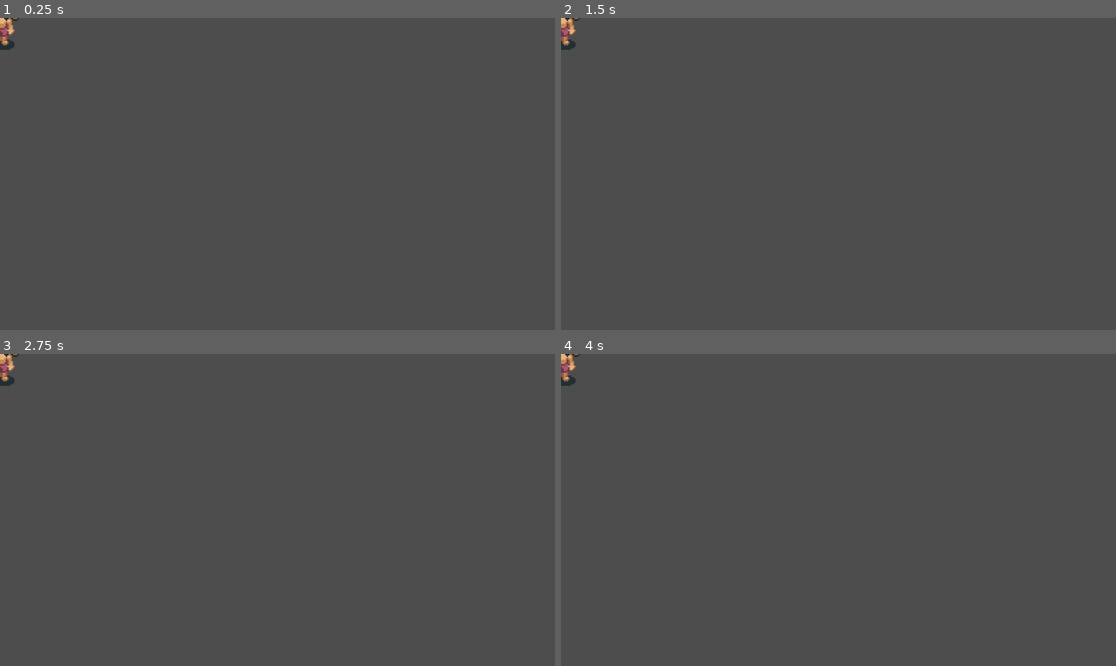
Above: before the commit, frames 1-4 (two rows, left to right).
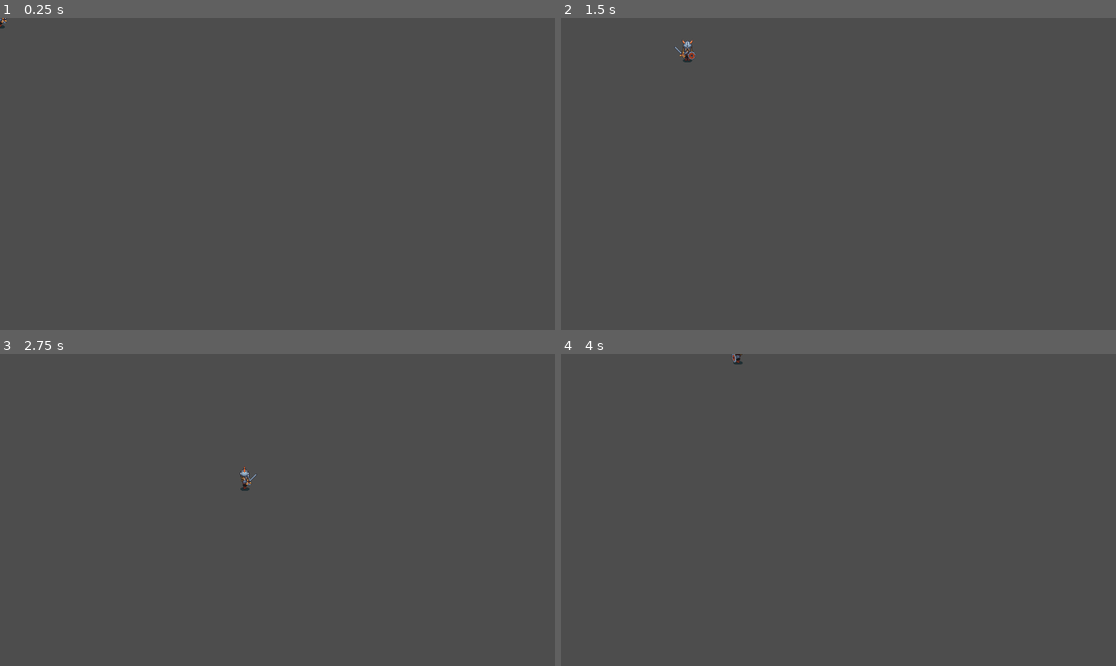
Above: after the commit, the same moments.

Repository: Mufado/Lizards-Tower
Game: Godot game, scene res://Scenes/level.tscn
Same seed, same stepped clock (60 frames per second), same inputs: the game is played once before the commit and once after it.
Inputs:
- Up to frame 1 (0.25 s): no input
- Up to frame 2 (1.5 s): tap Enter at 0.5 s; hold D (Right) 0.53-1.28 s; hold S (Down) from 1.28 s (still down)
- Up to frame 3 (2.75 s): release S (Down) at 2.03 s; hold D (Right) from 2.03 s (still down)
- Up to frame 4 (4 s): release D (Right) at 2.78 s; hold W (Up) 2.78-3.53 s; hold A (Left) from 3.53 s (still down)

The runs differ from the first frame. In frame 1, 0.2% of the frame differs, in the area x 0-4%, y 0-11%; in frame 2, 0.3%, in the area x 0-25%, y 0-15%; in frame 3, 0.3%; in frame 4, 0.3%.

Commit message:
mudei a sprite sheet

Diff:
--- /dev/null
+++ b/Scenes/Player/Scripts/player.gd
@@ -0,0 +1,33 @@
+extends CharacterBody2D
+
+@export var move_speed: float = 100
+
+@onready var animation_tree : AnimationTree = $AnimationTree
+
+var direction: Vector2 = Vector2.ZERO
+
+func _process(delta):
+	update_animation_parameters()
+
+func _physics_process(_delta):
+	movement()
+
+func movement():
+	# Get Input Direction
+	direction = Vector2(Input.get_action_strength("Right") - Input.get_action_strength("Left"),
+	Input.get_action_strength("Down") - Input.get_action_strength("Up"))
+	# Update Velocity
+	velocity = direction * move_speed
+	# Move and Slide
+	move_and_slide()
+
+func dodge():
+	# This function handles the dodge
+	pass
+func attack():
+	# This function handle the attack
+	pass
+
+func update_animation_parameters():
+	if direction != Vector2.ZERO:
+		animation_tree["parameters/Idle/blend_position"] = direction
--- a/Scenes/Player/player.tscn
+++ b/Scenes/Player/player.tscn
@@ -1,12 +1,99 @@
-[gd_scene load_steps=32 format=3 uid="uid://uuu7begpmkg"]
-
-[ext_resource type="Texture2D" uid="uid://c55u4ck2bqqde" path="res://Assets/Player/viking_armorless.png" id="1_1l31x"]
-[ext_resource type="Script" path="res://Scenes/Player/player.gd" id="1_khoq8"]
-[ext_resource type="Texture2D" uid="uid://bv4lej8774ajt" path="res://Assets/Player/viking_armor.png" id="3_eafxb"]
+[gd_scene load_steps=41 format=3 uid="uid://c8ilpte26p04s"]
+
+[ext_resource type="Script" path="res://Scenes/Player/Scripts/player.gd" id="1_iywsf"]
+[ext_resource type="Texture2D" uid="uid://cdldp6ameqt65" path="res://Assets/Player/viking_complete-Sheet.png" id="2_gpsqq"]
 
 [sub_resource type="CapsuleShape2D" id="CapsuleShape2D_uvr65"]
-radius = 23.0
-height = 60.0
+radius = 7.0
+height = 18.0
+
+[sub_resource type="Animation" id="Animation_btmlp"]
+length = 0.001
+tracks/0/type = "value"
+tracks/0/imported = false
+tracks/0/enabled = true
+tracks/0/path = NodePath("viking:frame")
+tracks/0/interp = 1
+tracks/0/loop_wrap = true
+tracks/0/keys = {
+"times": PackedFloat32Array(0),
+"transitions": PackedFloat32Array(1),
+"update": 1,
+"values": [0]
+}
+
+[sub_resource type="Animation" id="Animation_t6c0s"]
+resource_name = "down"
+loop_mode = 1
+tracks/0/type = "value"
+tracks/0/imported = false
+tracks/0/enabled = true
+tracks/0/path = NodePath("viking:frame")
+tracks/0/interp = 1
+tracks/0/loop_wrap = true
+tracks/0/keys = {
+"times": PackedFloat32Array(0),
+"transitions": PackedFloat32Array(1),
+"update": 1,
+"values": [0]
+}
+
+[sub_resource type="Animation" id="Animation_sniw3"]
+resource_name = "left"
+loop_mode = 1
+tracks/0/type = "value"
+tracks/0/imported = false
+tracks/0/enabled = true
+tracks/0/path = NodePath("viking:frame")
+tracks/0/interp = 1
+tracks/0/loop_wrap = true
+tracks/0/keys = {
+"times": PackedFloat32Array(0),
+"transitions": PackedFloat32Array(1),
+"update": 1,
+"values": [3]
+}
+
+[sub_resource type="Animation" id="Animation_ho2k6"]
+resource_name = "right"
+loop_mode = 1
+tracks/0/type = "value"
+tracks/0/imported = false
+tracks/0/enabled = true
+tracks/0/path = NodePath("viking:frame")
+tracks/0/interp = 1
+tracks/0/loop_wrap = true
+tracks/0/keys = {
+"times": PackedFloat32Array(0),
+"transitions": PackedFloat32Array(1),
+"update": 1,
+"values": [2]
+}
+
+[sub_resource type="Animation" id="Animation_bd2nh"]
+resource_name = "up"
+loop_mode = 1
+tracks/0/type = "value"
+tracks/0/imported = false
+tracks/0/enabled = true
+tracks/0/path = NodePath("viking:frame")
+tracks/0/interp = 1
+tracks/0/loop_wrap = true
+tracks/0/keys = {
+"times": PackedFloat32Array(0),
+"transitions": PackedFloat32Array(1),
+"update": 1,
+"values": [1]
+}
+
+[sub_resource type="AnimationLibrary" id="AnimationLibrary_6y1uo"]
+_data = {
+"RESET": SubResource("Animation_btmlp"),
+"down": SubResource("Animation_t6c0s"),
+"left": SubResource("Animation_sniw3"),
+"right": SubResource("Animation_ho2k6"),
+"up": SubResource("Animation_bd2nh")
+}
 
 [sub_resource type="AnimationNodeBlendSpace2D" id="AnimationNodeBlendSpace2D_3vw5l"]
 min_space = Vector2(-1, -1.1)
@@ -24,9 +111,31 @@
 min_space = Vector2(-1, -1.1)
 max_space = Vector2(1, 1.1)
 
+[sub_resource type="AnimationNodeAnimation" id="AnimationNodeAnimation_k430w"]
+animation = &"down"
+
+[sub_resource type="AnimationNodeAnimation" id="AnimationNodeAnimation_jbc1l"]
+animation = &"up"
+
+[sub_resource type="AnimationNodeAnimation" id="AnimationNodeAnimation_4r7qq"]
+animation = &"right"
+
+[sub_resource type="AnimationNodeAnimation" id="AnimationNodeAnimation_vkp3f"]
+animation = &"left"
+
 [sub_resource type="AnimationNodeBlendSpace2D" id="AnimationNodeBlendSpace2D_2yyd0"]
-min_space = Vector2(-1, -1.1)
-max_space = Vector2(1, 1.1)
+blend_point_0/node = SubResource("AnimationNodeAnimation_k430w")
+blend_point_0/pos = Vector2(0, 1.1)
+blend_point_1/node = SubResource("AnimationNodeAnimation_jbc1l")
+blend_point_1/pos = Vector2(0, -1.1)
+blend_point_2/node = SubResource("AnimationNodeAnimation_4r7qq")
+blend_point_2/pos = Vector2(1, 0)
+blend_point_3/node = SubResource("AnimationNodeAnimation_vkp3f")
+blend_point_3/pos = Vector2(-1, 0)
+min_space = Vector2(-1, -1.1)
+max_space = Vector2(1, 1.1)
+snap = Vector2(0.01, 0.01)
+blend_mode = 1
 
 [sub_resource type="AnimationNodeBlendSpace2D" id="AnimationNodeBlendSpace2D_f4cxm"]
 min_space = Vector2(-1, -1.1)
@@ -41,6 +150,7 @@
 [sub_resource type="AnimationNodeStateMachineTransition" id="AnimationNodeStateMachineTransition_thtq3"]
 
 [sub_resource type="AnimationNodeStateMachineTransition" id="AnimationNodeStateMachineTransition_3fpk8"]
+advance_mode = 2
 
 [sub_resource type="AnimationNodeStateMachineTransition" id="AnimationNodeStateMachineTransition_fn3q4"]
 
@@ -90,30 +200,34 @@
 states/Move/position = Vector2(433, 263)
 states/Start/position = Vector2(75, -15)
 transitions = ["Idle", "Hit", SubResource("AnimationNodeStateMachineTransition_7belt"), "Idle", "Attack", SubResource(" …(1389 unchanged characters)…
-graph_offset = Vector2(-119, -57)
+graph_offset = Vector2(-102, -140)
 
 [node name="Player" type="CharacterBody2D"]
+collision_mask = 63
 motion_mode = 1
-script = ExtResource("1_khoq8")
+script = ExtResource("1_iywsf")
 move_speed = 350.0
 
-[node name="armorless" type="Sprite2D" parent="."]
-texture = ExtResource("1_1l31x")
-
-[node name="armor" type="Sprite2D" parent="."]
-texture = ExtResource("3_eafxb")
+[node name="viking" type="Sprite2D" parent="."]
+texture = ExtResource("2_gpsqq")
+hframes = 4
 
 [node name="CollisionShape2D" type="CollisionShape2D" parent="."]
-position = Vector2(1, 31)
+position = Vector2(0, 11)
 shape = SubResource("CapsuleShape2D_uvr65")
 
 [node name="AnimationPlayer" type="AnimationPlayer" parent="."]
+libraries = {
+"": SubResource("AnimationLibrary_6y1uo")
+}
 
 [node name="AnimationTree" type="AnimationTree" parent="."]
 tree_root = SubResource("AnimationNodeStateMachine_tjmni")
+anim_player = NodePath("../AnimationPlayer")
+active = true
 parameters/Attack/blend_position = Vector2(0, 0)
 parameters/Death/blend_position = Vector2(0, 0)
 parameters/Dodge/blend_position = Vector2(0, -0.00597823)
 parameters/Hit/blend_position = Vector2(0, 0)
-parameters/Idle/blend_position = Vector2(-0.00160003, -0.0119566)
+parameters/Idle/blend_position = Vector2(0, 0)
 parameters/Move/blend_position = Vector2(0, -0.00543475)
--- /dev/null
+++ b/lagarto.gd
@@ -0,0 +1,7 @@
+extends Node
+
+func linguada():
+	Global.player_health -= 10
+
+func heal():
+	Global.pla
Binary file added: Assets/Level/tilemap.png
Not shown, added: Assets/Level/tilemap.png.import
Binary file removed: Assets/Player/viking_armor.png
Binary file removed: Assets/Player/viking_armorless.png
Binary file added: Assets/Player/viking_complete-Sheet.png
Not shown, added: Assets/Player/viking_complete-Sheet.png.import
Binary file added: Assets/axe.png
Not shown, added: Assets/axe.png.import
Binary file added: Assets/shield.png
Not shown, changed: Assets/shield.png.import
Binary file added: Assets/sword.png
Not shown, changed: Assets/sword.png.import
